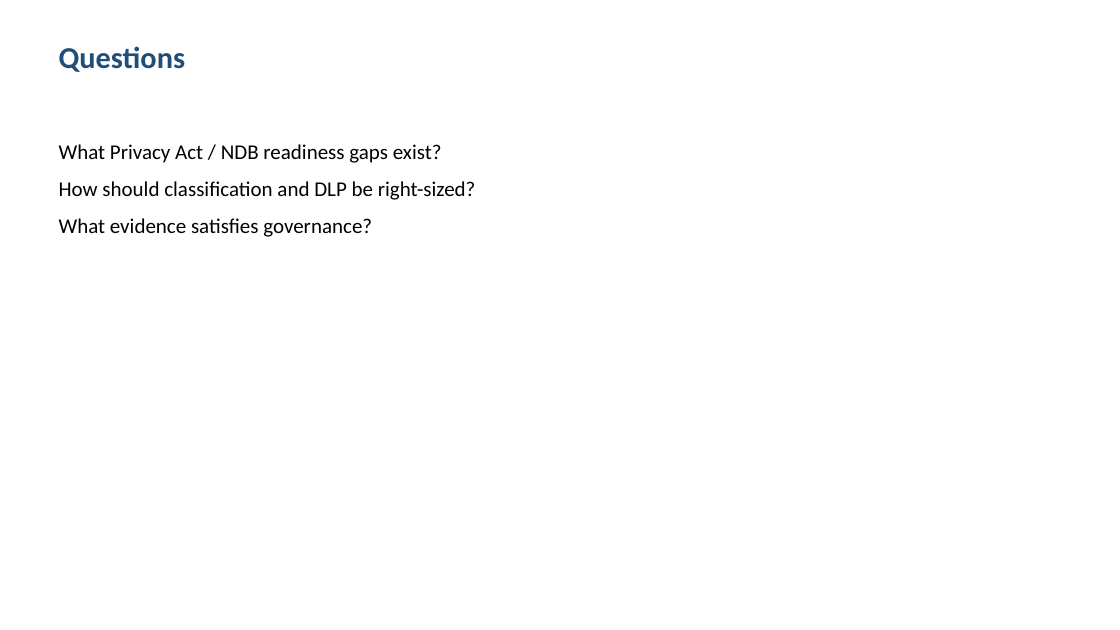
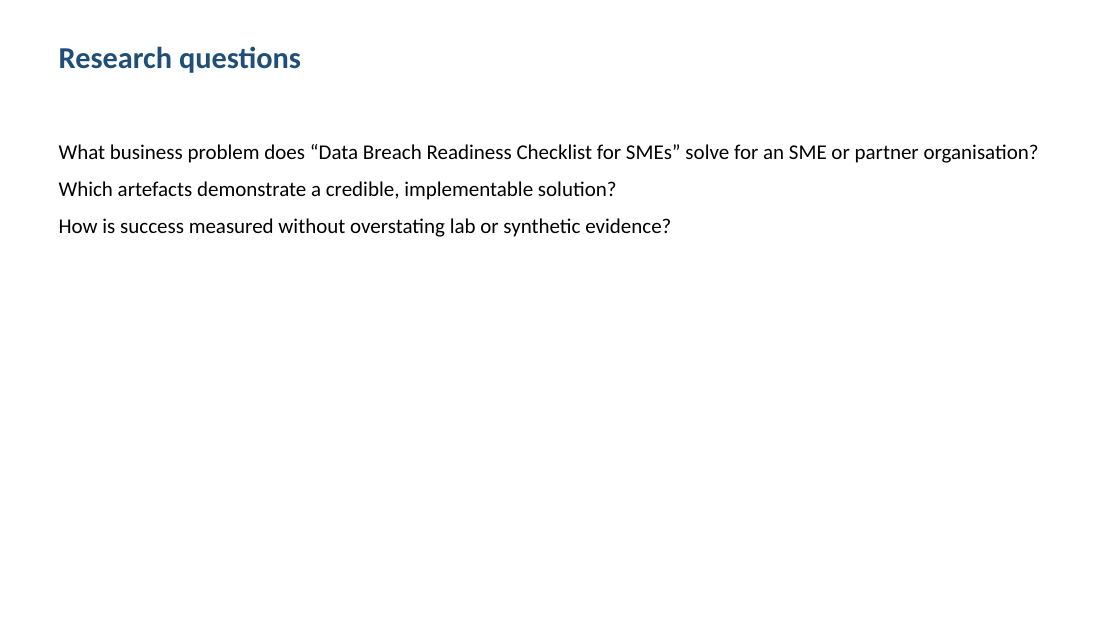
Before and after one commit to shohrabniaz/data-breach-readiness-checklist-for-smes, a slide deck: slide 2 of Final_Submission/02_Presentation.pptx. Drawn at 1120x630 pixels with LibreOffice and Linux fonts; fonts in the diff are those of the drawing. Boxes give left, top, right and bottom in pixels: in the first picture for what was removed or moved away, otherwise in the second. Text is boxed around its words. In the diff, an @@ line names an element or a change of style, - is before the commit and + after.

Commit message:
Polish portfolio pack for professional showcase readiness.

```diff
--- a/Final_Submission/02_Presentation.pptx
+++ b/Final_Submission/02_Presentation.pptx
@@ text at box(59, 46, 301, 73): text changed @@
-Questions
+Research questions
@@ text at box(59, 144, 1039, 237): text changed @@
-What Privacy Act / NDB readiness gaps exist?
-How should classification and DLP be right-sized?
-What evidence satisfies governance?
+What business problem does “Data Breach Readiness Checklist for SMEs” solve for an SME or partner organisation?
+Which artefacts demonstrate a credible, implementable solution?
+How is success measured without overstating lab or synthetic evidence?
```
Also in this commit, not shown: 3 other slides changed, 12 other files.
